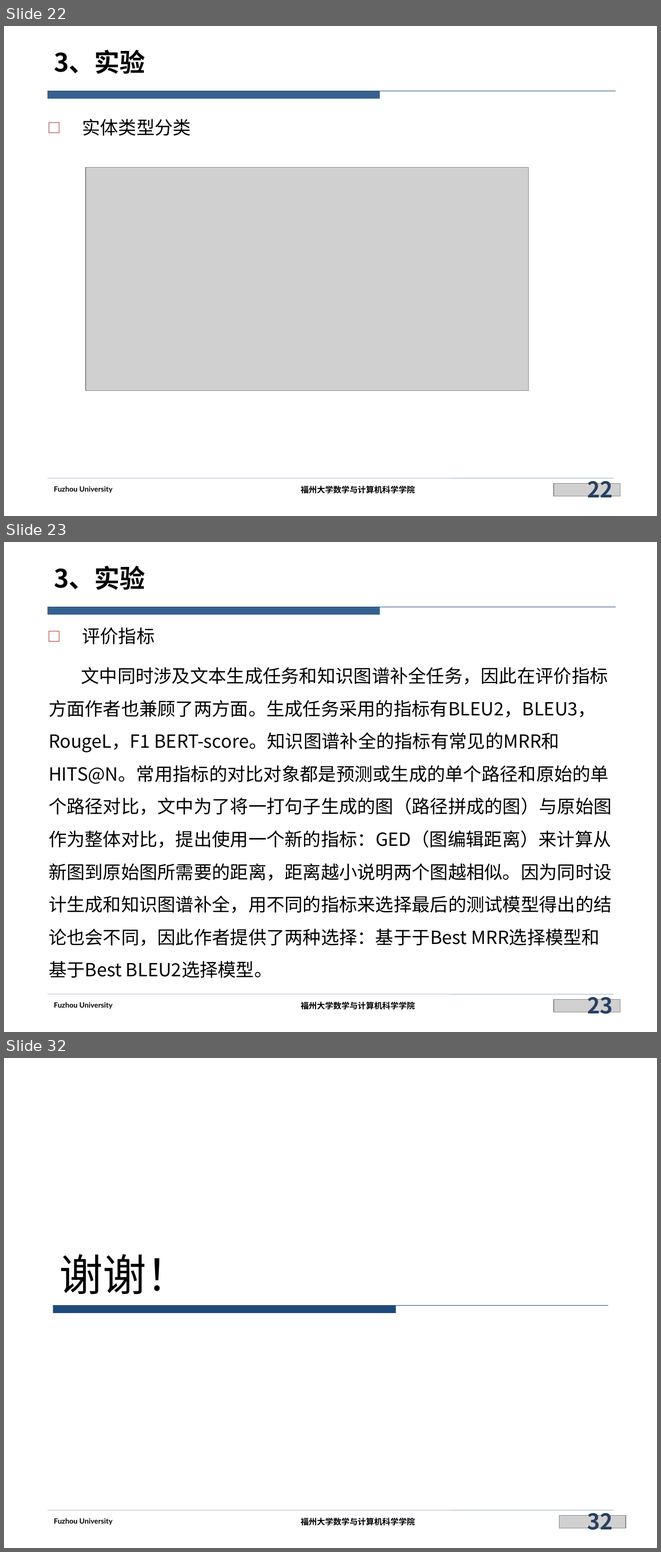
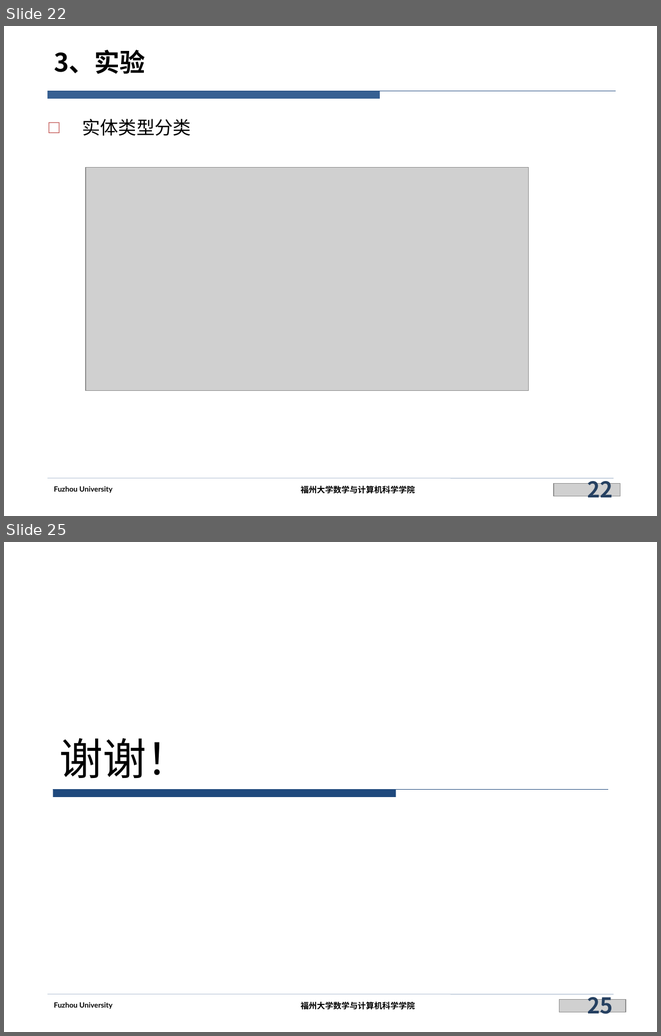
Before and after one commit to siberia0015/Paper-Report, a slide deck: 实验室/ConnectE/ConnectE.pptx. Shown one above the other, each under a label of ours: slides 22, 23 and 32 before the commit, slides 22 and 25 after it; the slides between them are not shown. The pictures are 661x1552 and 661x1036 pixels, drawn with LibreOffice and Linux fonts; fonts in the diff are those of the drawing; grey boxes stand for pictures; background and template pictures are left out. Boxes give left, top, right and bottom in pixels: in the first picture for what was removed or moved away, otherwise in the second. Text is boxed around its words. In the diff, an @@ line names an element or a change of style, - is before the commit and + after.

```diff
--- a/实验室/ConnectE/ConnectE.pptx
+++ b/实验室/ConnectE/ConnectE.pptx
@@ slide 23 removed at (4,542,657,1032), background #FFFFFF; not listed: 5 template elements that a slide beside it also shows @@
@@ title removed at (54,566,145,590) @@
-3、实验
@@ text removed at (49,627,612,978) @@
-□ 评价指标
-文中同时涉及文本生成任务和知识图谱补全任务，因此在评价指标方面作者也兼顾了两方面。生成任务采用的指标有BLEU2，BLEU3，RougeL，F1 BERT-score。知识图谱补全的指标有常见的MRR和HITS@N。常用指标的对比对象都是预测或生成的单个路径和原始的单个路径对比，文中为了将一打句子生成的图（路径拼成的图）与原始图作为整体对比，提出使用一个新的指标：GED（图编辑距离）来计算从新图到原始图所需要的距离，距离越小说明两个图越相似。因为同时设计生成和知识图谱补全，用不同的指标来选择最后的测试模型得出的结论也会不同，因此作者提供了两种选择：基于于Best MRR选择模型和基于Best BLEU2选择模型。
@@ picture removed at (554,999,620,1012) @@
@@ page number removed at (587,990,612,1018) @@
-23
@@ what was slide 32 is now slide 25 @@
@@ page number at (587,990,612,1018): text changed @@
-32
+25
```
Also in this commit, not shown: 2 slides changed, 6 other slides removed.
